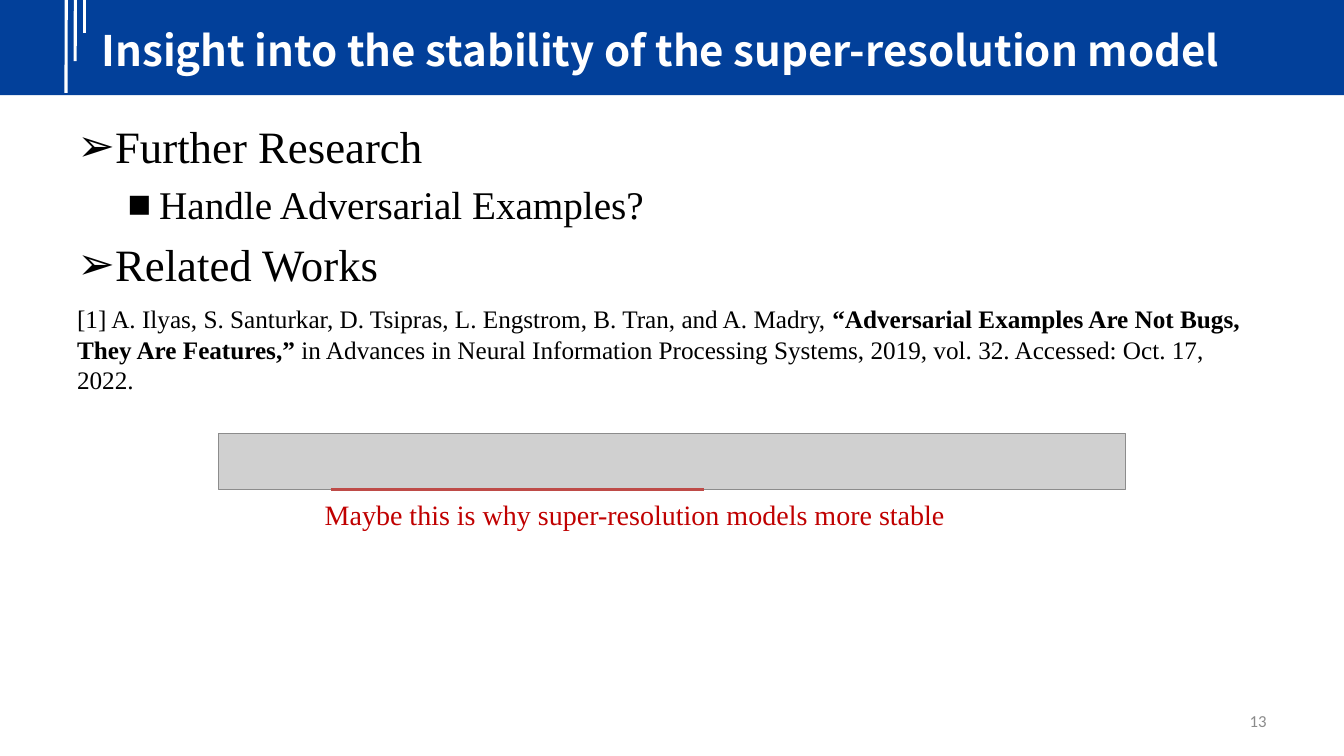
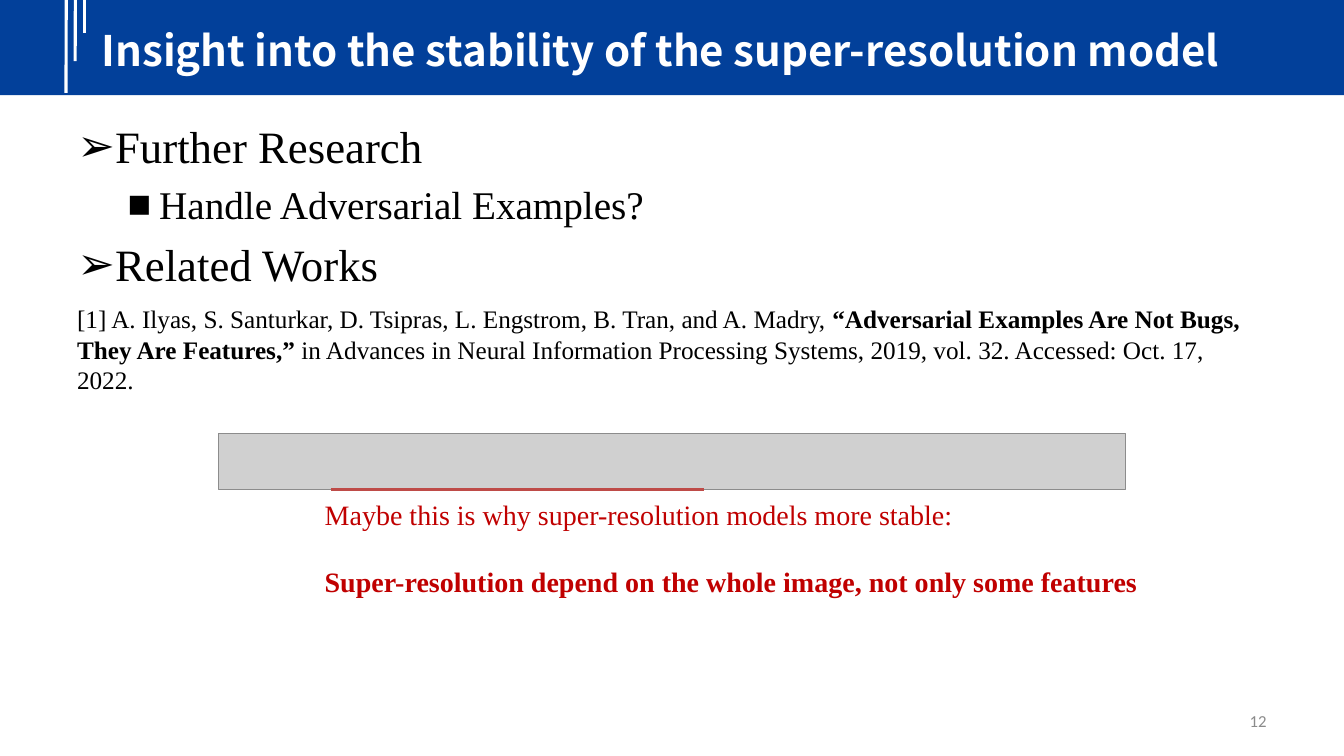
Before and after one commit to yindaheng98/Resume, a slide deck: slide 12 of Intro.pptx (slide 13 before the commit). Drawn at 1344x756 pixels with LibreOffice and Linux fonts; fonts in the diff are those of the drawing; grey boxes stand for pictures; background and template pictures are left out. Boxes give left, top, right and bottom in pixels: in the first picture for what was removed or moved away, otherwise in the second. Text is boxed around its words. In the diff, an @@ line names an element or a change of style, - is before the commit and + after.

```diff
--- a/Intro.pptx
+++ b/Intro.pptx
@@ text at (325, 505, 1137, 598): text changed; bold on @@
-Maybe this is why super-resolution models more stable
+Maybe this is why super-resolution models more stable:
+Super-resolution depend on the whole image, not only some features
@@ page number at (1250, 716, 1267, 727): text changed @@
-13
+12
```
Also in this commit, not shown: 8 other slides changed, 5 slides added, 5 slides removed.
